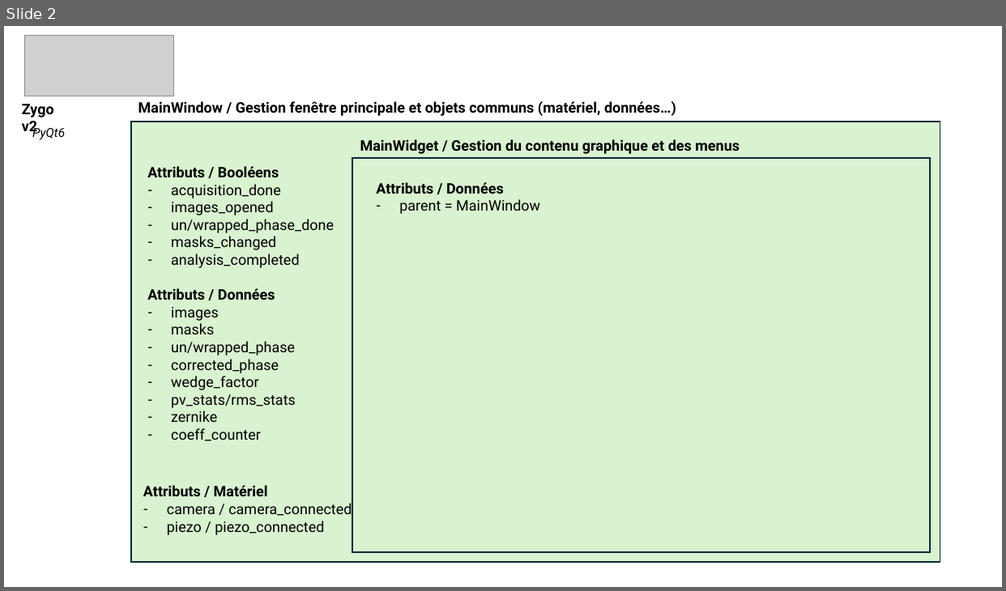
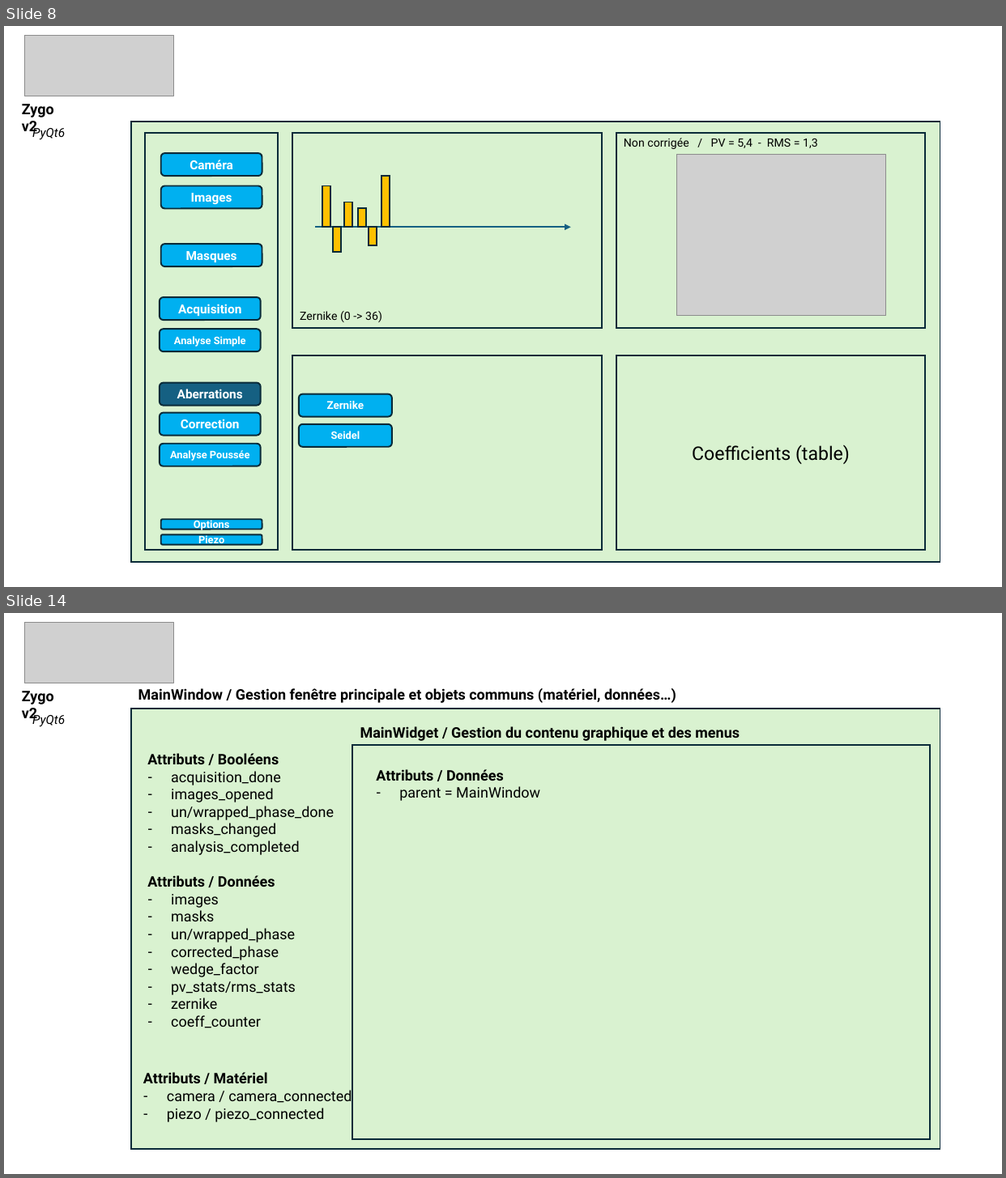
Before and after one commit to IOGS-LEnsE-ressources/camera-gui, a slide deck: applis/Zygo-labwork_v2/Zygo_Appli.pptx. Shown one above the other, each under a label of ours: slide 2 before the commit, slides 8 and 14 after it; the slides between them are not shown. The pictures are 1006x591 and 1006x1178 pixels, drawn with LibreOffice and Linux fonts; fonts in the diff are those of the drawing; grey boxes stand for pictures. Boxes give left, top, right and bottom in pixels: in the first picture for what was removed or moved away, otherwise in the second. Text is boxed around its words. In the diff, an @@ line names an element or a change of style, - is before the commit and + after.

Commit message:
Update Zygo App v2 / Adding labwork subject 2y and modifying PPTX

```diff
--- a/applis/Zygo-labwork_v2/Zygo_Appli.pptx
+++ b/applis/Zygo-labwork_v2/Zygo_Appli.pptx
@@ slide 8 added at [4,26,1002,587], background #FFFFFF @@
@@ picture added at [25,35,173,96] @@
@@ text added at [22,104,54,136], 14 pt, text #000000, bold @@
+Zygo v2
@@ rectangle added at [131,122,940,563], fill #D9F2D0, outline #092A39 1.5 pt @@
@@ text added at [32,126,65,140], 12 pt, text #000000, italic @@
+PyQt6
@@ rectangle added at [146,133,278,551], fill #D9F2D0, outline #092A39 1.5 pt @@
@@ rectangle added at [292,133,602,328], fill #D9F2D0, outline #092A39 1.5 pt @@
@@ rectangle added at [616,133,926,328], fill #D9F2D0, outline #092A39 1.5 pt @@
@@ text added at [624,138,818,149], 11 pt, text #000000 @@
+Non corrigée / PV = 5,4 - RMS = 1,3
@@ rounded rectangle added at [161,153,262,176], fill #00B0F0, outline #092A39 1.5 pt, 12 pt, text #FFFFFF, bold @@
+Caméra
@@ picture added at [676,154,886,316] @@
@@ rounded rectangle added at [161,186,262,209], fill #00B0F0, outline #092A39 1.5 pt, 12 pt, text #FFFFFF, bold @@
+Images
@@ rectangle added at [322,186,330,228], fill #FFC000, outline #092A39 1.5 pt @@
@@ rectangle added at [381,176,390,227], fill #FFC000, outline #092A39 1.5 pt @@
@@ rectangle added at [344,202,352,227], fill #FFC000, outline #092A39 1.5 pt @@
@@ rectangle added at [358,209,366,227], fill #FFC000, outline #092A39 1.5 pt @@
@@ rounded rectangle added at [161,244,262,267], fill #00B0F0, outline #092A39 1.5 pt, 12 pt, text #FFFFFF, bold @@
+Masques
@@ arrow added from (315, 228) to (571, 228), #156082 1.5 pt @@
@@ rectangle added at [333,228,341,252], fill #FFC000, outline #092A39 1.5 pt @@
@@ rectangle added at [368,228,377,246], fill #FFC000, outline #092A39 1.5 pt @@
@@ rounded rectangle added at [160,297,261,320], fill #00B0F0, outline #092A39 1.5 pt, 12 pt, text #FFFFFF, bold @@
+Acquisition
@@ text added at [300,311,382,322], 11 pt, text #000000 @@
+Zernike (0 -> 36)
@@ rounded rectangle added at [160,329,261,352], fill #00B0F0, outline #092A39 1.5 pt, 10 pt, text #FFFFFF, bold @@
+Analyse Simple
@@ rectangle added at [292,356,602,551], fill #D9F2D0, outline #092A39 1.5 pt @@
@@ rectangle added at [616,356,926,551], fill #D9F2D0, outline #092A39 1.5 pt, 18 pt, text #000000 @@
+Coefficients (table)
@@ rounded rectangle added at [160,383,261,406], fill #156082, outline #092A39 1.5 pt, 12 pt, text #FFFFFF, bold @@
+Aberrations
@@ rounded rectangle added at [160,413,261,436], fill #00B0F0, outline #092A39 1.5 pt, 12 pt, text #FFFFFF, bold @@
+Correction
@@ rounded rectangle added at [299,395,392,416], fill #00B0F0, outline #092A39 1.5 pt, 10.5 pt, text #FFFFFF, bold @@
+Zernike
@@ rounded rectangle added at [299,425,392,446], fill #00B0F0, outline #092A39 1.5 pt, 10 pt, text #FFFFFF, bold @@
+Seidel
@@ rounded rectangle added at [160,444,261,466], fill #00B0F0, outline #092A39 1.5 pt, 10 pt, text #FFFFFF, bold @@
+Analyse Poussée
@@ rounded rectangle added at [161,519,262,529], fill #00B0F0, outline #092A39 1.5 pt, 10 pt, text #FFFFFF, bold @@
+Options
@@ rounded rectangle added at [161,535,262,544], fill #00B0F0, outline #092A39 1.5 pt, 10 pt, text #FFFFFF, bold @@
+Piezo
@@ what was slide 2 is now slide 14 @@
```
Also in this commit, not shown: 1 slide changed, 11 other slides added, 1 other file.
